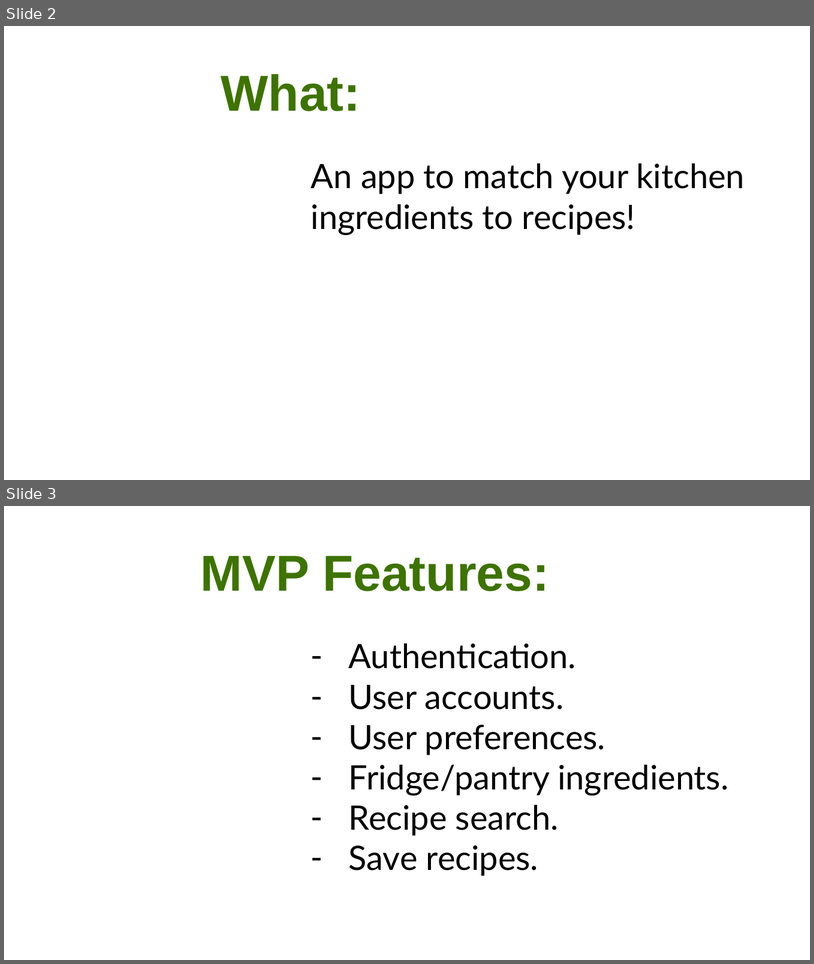
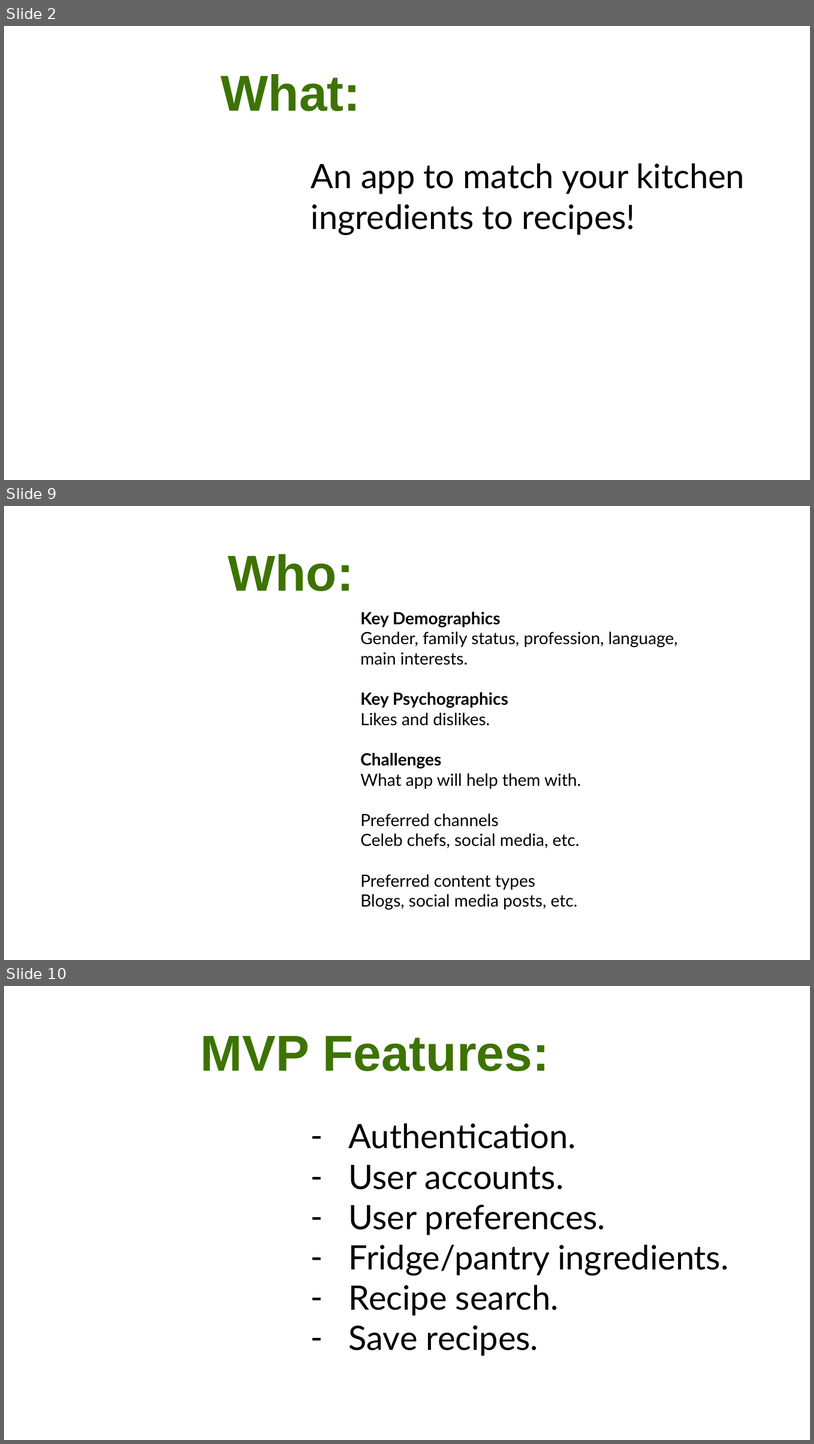
Before and after one commit to CA-MERN/MERN-Part-A-Docs, a slide deck: Presentation1.pptx. Shown one above the other, each under a label of ours: slides 2 and 3 before the commit, slides 2, 9 and 10 after it; the slides between them are not shown. The pictures are 814x964 and 814x1444 pixels, drawn with LibreOffice and Linux fonts; fonts in the diff are those of the drawing; background and template pictures are left out. Boxes give left, top, right and bottom in pixels: in the first picture for what was removed or moved away, otherwise in the second. Text is boxed around its words. In the diff, an @@ line names an element or a change of style, - is before the commit and + after.

```diff
--- a/Presentation1.pptx
+++ b/Presentation1.pptx
@@ slide 9 added at bbox=[4, 506, 810, 960], background picture (left out) @@
@@ title added at bbox=[228, 554, 354, 591], 60 pt, text #3D7300, bold @@
+Who:
@@ text added at bbox=[360, 612, 678, 909], 20 pt, text #000000 @@
+Key Demographics
+Gender, family status, profession, language,
+main interests.
+Key Psychographics
+Likes and dislikes.
+Challenges
+What app will help them with.
+Preferred channels
+Celeb chefs, social media, etc.
+Preferred content types
+Blogs, social media posts, etc.
@@ what was slide 3 is now slide 10 @@
```
Also in this commit, not shown: 3 slides changed, 11 other slides added, 8 slides removed.
